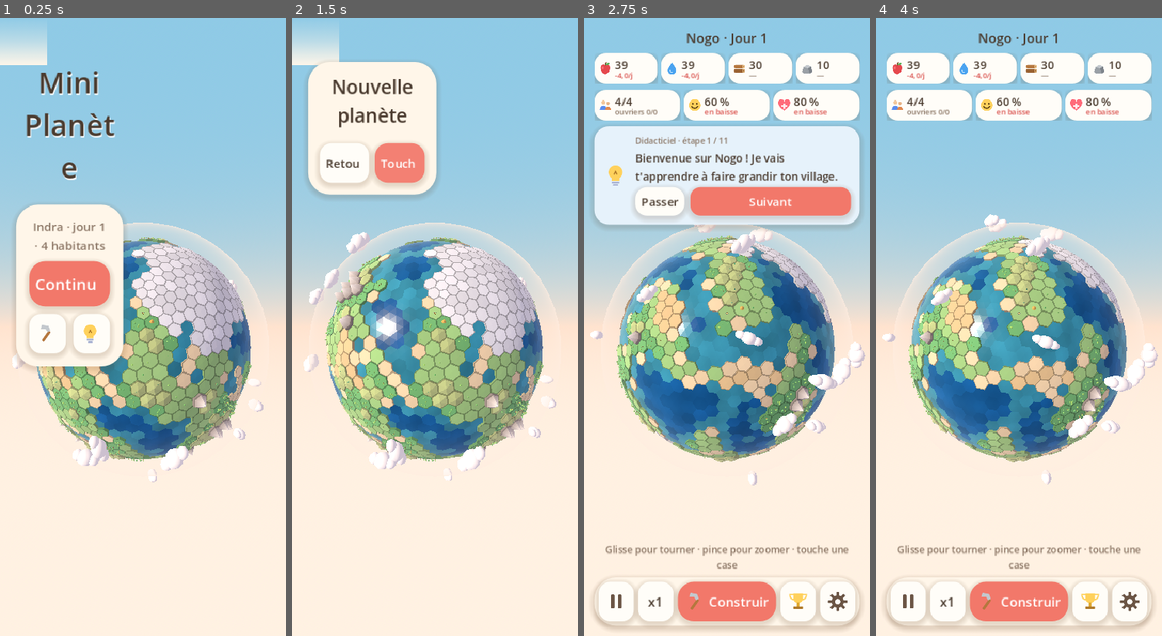
Above: before the commit, frames 1-4 (left to right).
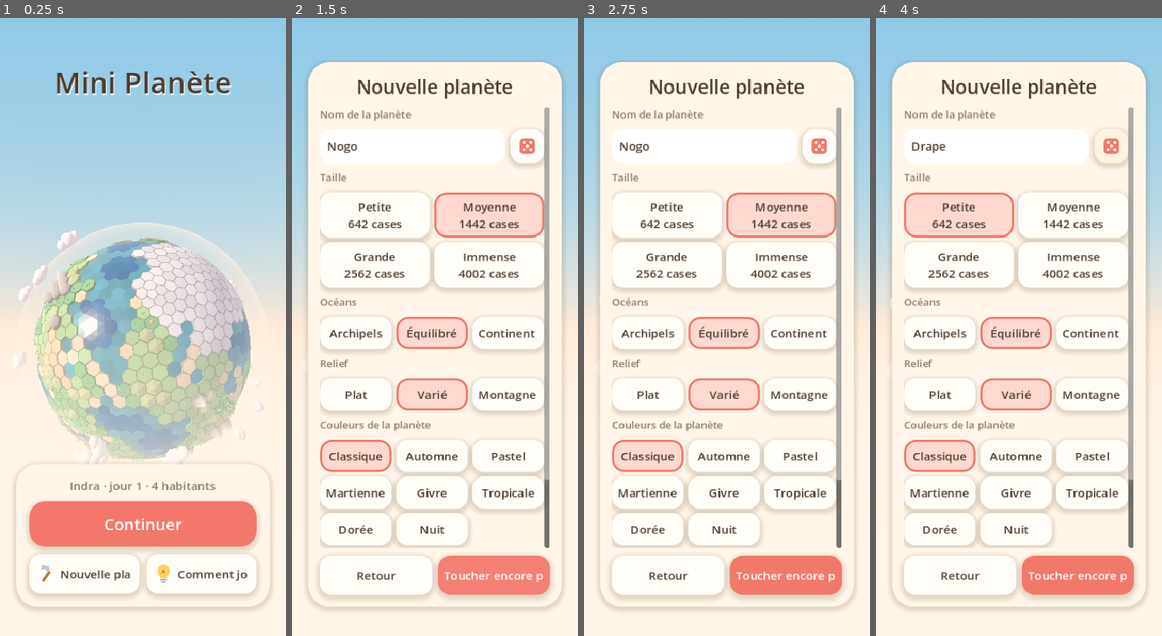
Above: after the commit, the same moments.

Repository: arthurlarguinat2-max/Github
Game: Godot game, scene res://scenes/main.tscn
Same seed, same stepped clock (60 frames per second), same inputs: the game is played once before the commit and once after it.
Inputs (mouse positions are in pixels of both pictures, inside the frame that each line leads up to):
- Up to frame 1 (0.25 s): no input
- Up to frame 2 (1.5 s): click "Nouvelle planète" at 0.5 s; click "Créer une nouvelle planète" at 1.25 s
- Up to frame 3 (2.75 s): click (692, 172) at 2.02 s
- Up to frame 4 (4 s): click (953, 203) at 2.75 s, where only the run before the commit has a clickable "Passer"; click (1110, 147) at 3.52 s

The runs differ from the first frame. In frame 1, 33% of the frame differs, in the area x 0-95%, y 2-96%; in frame 2, 50%; in frame 3, 58%, in the area x 1-99%, y 2-100%; in frame 4, 57%.

Commit message:
Design fixes: full-width start screen, build label and tabs fit
Co-Authored-By: Claude Opus 5.5 <noreply@anthropic.com>
Claude-Session: https://claude.ai/code/session_014RsryDL5SK8iQUYYVc6rvQ

Diff:
--- a/scripts/ui/hud.gd
+++ b/scripts/ui/hud.gd
@@ -152,6 +152,7 @@
 
 	_start_menu = StartMenu.new()
 	root.add_child(_start_menu)
+	_start_menu.set_anchors_and_offsets_preset(Control.PRESET_FULL_RECT)
 	_start_menu.tutorial_requested.connect(restart_tutorial)
 	_start_menu.closed.connect(func(): GameState.start_menu_shown = true)
 	_start_menu.visible = not GameState.start_menu_shown
@@ -336,6 +337,9 @@
 	_build_button = _icon_button("build", tr("BUILD"), Vector2(0, 54))
 	_build_button.size_flags_horizontal = Control.SIZE_EXPAND_FILL
 	Design.make_primary(_build_button, 22)
+	_build_button.add_theme_font_size_override("font_size", 16)
+	_build_button.add_theme_constant_override("icon_max_width", 22)
+	_build_button.add_theme_constant_override("h_separation", 4)
 	_build_button.pressed.connect(_on_build_pressed)
 	bar.add_child(_build_button)
 	_goals_button = _icon_button("goals", "", Vector2(48, 54))
@@ -443,7 +447,7 @@
 	_build_sheet_title = _label("", 20, TEXT)
 	var parts := _sheet(_build_sheet_title)
 	var tabs := HBoxContainer.new()
-	tabs.add_theme_constant_override("separation", 6)
+	tabs.add_theme_constant_override("separation", 4)
 	parts[1].add_child(tabs)
 	var group := ButtonGroup.new()
 	var categories: Array = GameState.config.get("building_categories", [])
@@ -456,6 +460,10 @@
 		tab.size_flags_horizontal = Control.SIZE_EXPAND_FILL
 		tab.clip_text = true
 		tab.add_theme_font_size_override("font_size", 12)
+		tab.add_theme_stylebox_override("normal", Design.panel(Design.CARD, 14, 3))
+		tab.add_theme_stylebox_override("hover", Design.panel(Design.CARD, 14, 3))
+		tab.add_theme_stylebox_override("pressed", Design.outlined(Design.CORAL_SOFT, Design.CORAL, 14, 3))
+		tab.add_theme_stylebox_override("hover_pressed", Design.outlined(Design.CORAL_SOFT, Design.CORAL, 14, 3))
 		tab.pressed.connect(func():
 			_category = str(cat.id)
 			_open_build_sheet(_target_cell)
--- a/scripts/ui/start_menu.gd
+++ b/scripts/ui/start_menu.gd
@@ -17,7 +17,7 @@
 
 
 func _ready() -> void:
-	set_anchors_preset(Control.PRESET_FULL_RECT)
+	set_anchors_and_offsets_preset(Control.PRESET_FULL_RECT)
 	mouse_filter = Control.MOUSE_FILTER_STOP
 	var gradient := Gradient.new()
 	gradient.set_color(0, Color(Design.CREAM, 0.0))
@@ -29,12 +29,13 @@
 	texture.fill_to = Vector2(0.5, 1.0)
 	var shade := TextureRect.new()
 	shade.texture = texture
-	shade.set_anchors_preset(Control.PRESET_FULL_RECT)
+	shade.set_anchors_and_offsets_preset(Control.PRESET_FULL_RECT)
+	shade.expand_mode = TextureRect.EXPAND_IGNORE_SIZE
 	shade.stretch_mode = TextureRect.STRETCH_SCALE
 	shade.mouse_filter = Control.MOUSE_FILTER_IGNORE
 	add_child(shade)
 	var margin := MarginContainer.new()
-	margin.set_anchors_preset(Control.PRESET_FULL_RECT)
+	margin.set_anchors_and_offsets_preset(Control.PRESET_FULL_RECT)
 	for side in ["left", "right"]:
 		margin.add_theme_constant_override("margin_" + side, 22)
 	margin.add_theme_constant_override("margin_top", 60)
